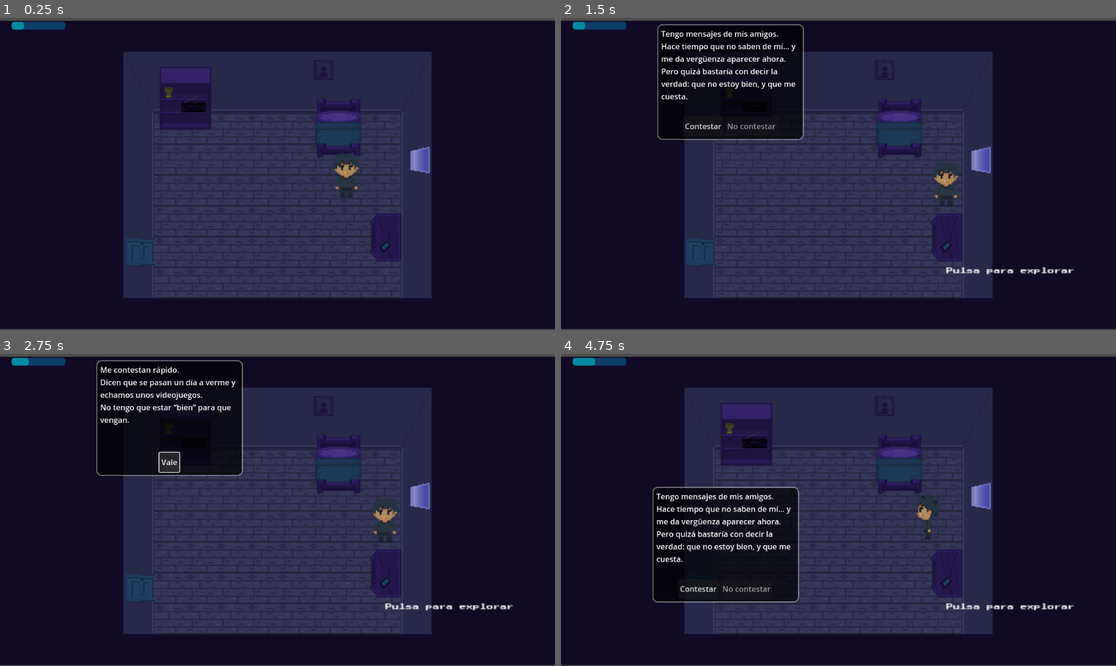
Above: before the commit, frames 1-4 (two rows, left to right).
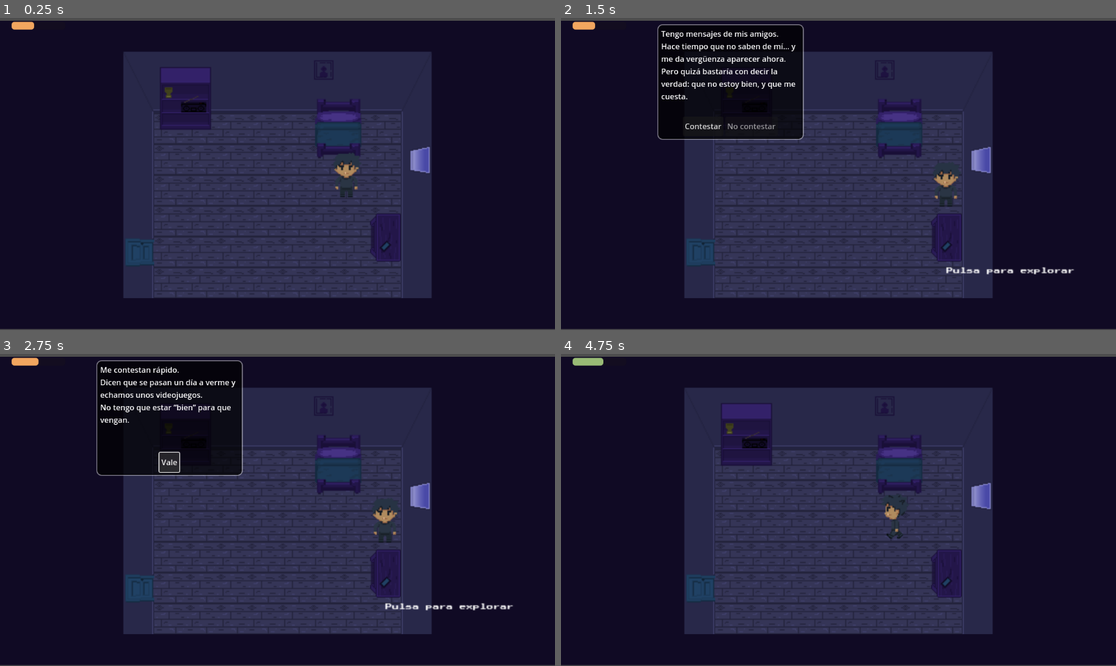
Above: after the commit, the same moments.

Repository: csolveg/TFG-AMORAL
Game: Godot game, scene res://scenes/main.tscn
Two runs of this game, one before a commit and one after it. Both use one fixed random seed, a clock stepped at 60 frames per second and the inputs below. This scene is started directly instead of the project's main scene. Sound files missing from this copy of the repository are replaced by a short silence.
Inputs:
- Up to frame 1 (0.25 s): no input
- Up to frame 2 (1.5 s): tap Enter (ui_accept) at 0.5, 0.77 s; hold Right (ui_right) 0.53-1.28 s; hold E 0.53-1.28 s; hold Down (ui_down) from 1.28 s (still down); tap E at 1.35 s
- Up to frame 3 (2.75 s): tap Enter (ui_accept) at 1.52 s; release Down (ui_down) at 2 s; click "Vale" at 2 s
- Up to frame 4 (4.75 s): tap Enter (ui_accept) at 2.75, 3.5, 3.77, 4.25, 4.52 s; hold Right (ui_right) 2.78-3.53 s; hold E 2.78-3.53 s; hold Up (ui_up) 3.53-4.28 s; tap E at 3.6 s; hold Left (ui_left) from 4.28 s (still down); hold E from 4.28 s (still down)

The runs differ from the first frame. In frame 1, 0.3% of the frame differs, in the area x 2-12%, y 1-4%; in frame 2, 0.3%; in frame 3, 0.3%; in frame 4, 10%, in the area x 2-93%, y 1-83%.

Commit message:
Update PEC3 - versión final con minijuego y mejoras

Diff:
--- a/scenes/main.tscn
+++ b/scenes/main.tscn
@@ -26,6 +26,7 @@
 [ext_resource type="AudioStream" uid="uid://8bfgkdmuoxwg" path="res://sounds/sadsound.mp3" id="24_2wyq8"]
 [ext_resource type="AudioStream" uid="uid://n7hhcdl1ussm" path="res://sounds/phone-calling-sfx.mp3" id="24_vxglm"]
 [ext_resource type="AudioStream" uid="uid://cajys1aivjnah" path="res://sounds/city-sounds.mp3" id="25_og1vs"]
+[ext_resource type="AudioStream" uid="uid://b0yq3pkpyyt5x" path="res://sounds/acierto.mp3" id="27_vxglm"]
 
 [sub_resource type="SpriteFrames" id="SpriteFrames_5q0nq"]
 animations = [{
@@ -290,8 +291,7 @@
 [node name="HUD" type="CanvasLayer" parent="."]
 
 [node name="MoodBar" type="ProgressBar" parent="HUD"]
-modulate = Color(0, 2.7802596, 5.1329317, 1)
-self_modulate = Color(2.5210483, 2.5210483, 2.5210483, 1)
+modulate = Color(1, 0.8136476, 0.92850846, 1)
 offset_left = 24.0
 offset_top = 8.0
 offset_right = 136.0
@@ -384,3 +384,6 @@
 grow_horizontal = 2
 grow_vertical = 2
 color = Color(0, 0, 0, 1)
+
+[node name="SuccessSfx" type="AudioStreamPlayer" parent="."]
+stream = ExtResource("27_vxglm")
--- a/scripts/main.gd
+++ b/scripts/main.gd
@@ -5,7 +5,7 @@
 # =========================================================
 
 # Ánimo actual (0..100). Afecta a velocidad del jugador y activa el cierre al superar el umbral.
-@export var mood: float = 20.0
+@export var mood: float = 40.0
 
 # Ajuste fino para colocar al personaje dentro de la cama cuando se teletransporta
 @export var bed_offset: Vector2 = Vector2.ZERO
@@ -18,7 +18,7 @@
 # =========================================================
 
 # Umbral que activa la secuencia final (no hace falta llegar a 100)
-@export var mood_max_value: float = 90.0
+@export var mood_max_value: float = 75.0
 
 # Fade-out largo hacia la escena final
 @export var ending_fade_out_duration: float = 7.0
@@ -54,6 +54,7 @@
 @onready var music_player: AudioStreamPlayer = get_node_or_null("MusicPlayer") as AudioStreamPlayer
 @onready var sad_music_player: AudioStreamPlayer = get_node_or_null("SadMusicPlayer") as AudioStreamPlayer
 @onready var call_sfx: AudioStreamPlayer = get_node_or_null("CallSfx") as AudioStreamPlayer
+@onready var success_sfx: AudioStreamPlayer = get_node_or_null("SuccessSfx") as AudioStreamPlayer
 
 
 # =========================================================
@@ -73,6 +74,9 @@
 
 # Bloqueo de jugador para secuencias (baile, cama, paseo, etc.)
 var player_locked: bool = false
+
+# Durante el minijuego de baile, se permiten animaciones aunque haya panel visible
+var dance_minigame_active: bool = false
 
 # Bloqueo final: ya no se permite interactuar ni mover al jugador
 var ending_active: bool = false
@@ -164,6 +168,21 @@
 func _update_mood_bar() -> void:
 	if mood_bar:
 		mood_bar.value = mood
+
+		var fill_style := mood_bar.get_theme_stylebox("fill")
+		if fill_style is StyleBoxFlat:
+			var style := fill_style.duplicate() as StyleBoxFlat
+
+			if mood <= 25.0:
+				style.bg_color = Color(0.85, 0.4, 0.4)
+			elif mood <= 55.0:
+				style.bg_color = Color(0.95, 0.8, 0.4)
+			elif mood <= 75.0:
+				style.bg_color = Color(0.6, 0.9, 0.5)
+			else:
+				style.bg_color = Color(0.45, 0.8, 1.0)
+
+			mood_bar.add_theme_stylebox_override("fill", style)
 
 
 # =========================================================
@@ -272,8 +291,8 @@
 				"prompt": "Podría asomarme un momento.\nNo para “arreglar nada”, solo para recordar que el mundo sigue ahí.\nQuizá respirar hondo me devuelva un poco de espacio por dentro.",
 				"a_text": "Asomarme y respirar",
 				"b_text": "Hoy no puedo",
-				"a_mood": +10.0,
-				"b_mood": -10.0,
+				"a_mood": +6.0,
+				"b_mood": -3.0,
 				"a_action": "window_breath",
 			})
 
@@ -282,8 +301,8 @@
 				"prompt": "Tengo mensajes de mis amigos.\nHace tiempo que no saben de mí… y me da vergüenza aparecer ahora.\nPero quizá bastaría con decir la verdad: que no estoy bien, y que me cuesta.",
 				"a_text": "Contestar",
 				"b_text": "No contestar",
-				"a_mood": +10.0,
-				"b_mood": -10.0,
+				"a_mood": +8.0,
+				"b_mood": -6.0,
 				"a_action": "mobile_after",
 			})
 
@@ -292,19 +311,23 @@
 				"prompt": "Puedo poner música.\nA veces el cuerpo entiende lo que la cabeza no puede.\nTal vez moverme un poco me saque del bloqueo… o tal vez hoy necesite bajar el ruido.",
 				"a_text": "Música y bailar",
 				"b_text": "Música triste y cama",
-				"a_mood": +10.0,
-				"b_mood": -10.0,
-				"a_action": "cassette_dance",
+				"a_mood": +7.0,
+				"b_mood": -4.0,
+				"a_action": "cassette_minigame",
 				"b_action": "cassette_sad_bed",
 			})
 
 		"door":
+			if mood < 50.0:
+				show_message("Salir ahora mismo se siente demasiado grande.")
+				return
+
 			show_choice({
 				"prompt": "Salir un rato puede dar miedo.\nPero también sé que quedarme aquí alimenta el bucle.\nNo necesito una gran salida: solo dar una vuelta corta y volver.",
 				"a_text": "Salir a pasear",
 				"b_text": "Quedarme en casa",
 				"a_mood": +10.0,
-				"b_mood": -10.0,
+				"b_mood": -5.0,
 				"a_action": "door_walk_return",
 				"b_action": "door_no",
 			})
@@ -314,7 +337,7 @@
 				"prompt": "La cama me llama.\nA veces descansar es cuidado… y otras veces es esconderme.\nPuedo tumbarme un momento, o puedo quedarme de pie y sostener lo que siento.",
 				"a_text": "Acostarme",
 				"b_text": "No ahora",
-				"a_mood": -10.0,
+				"a_mood": 0.0,
 				"b_mood": 0.0,
 				"a_action": "bed_lie",
 			})
@@ -333,8 +356,8 @@
 		"mobile_after":
 			show_message("Me contestan rápido.\nDicen que se pasan un día a verme y echamos unos videojuegos.\nNo tengo que estar “bien” para que vengan.")
 
-		"cassette_dance":
-			await _run_dance_sequence()
+		"cassette_minigame":
+			await _run_dance_minigame()
 
 		"cassette_sad_bed":
 			await _run_sad_bed_sequence()
@@ -346,6 +369,12 @@
 			show_message("Ahora mismo no.\nCuando esté un poco mejor, saldré a pasear.")
 
 		"bed_lie":
+			if mood < 30.0:
+				change_mood(+5.0)
+				show_message("Descansar también puede ser una forma de cuidado.")
+			else:
+				change_mood(-4.0)
+				show_message("Esta vez tumbarme se parece más a esconderme.")
 			await _run_bed_sequence()
 
 		"call_psychologist":
@@ -575,3 +604,105 @@
 	pos.y = clamp(pos.y, margin, viewport_size.y - panel_size.y - margin)
 
 	choice_panel.position = pos
+
+func _run_dance_minigame() -> void:
+	dance_minigame_active = true
+	player_locked = true
+	if music_player:
+		music_player.play()
+
+	var directions = ["left", "right", "up", "down"]
+	var correct = 0
+	var total = 9
+	var dance_order := [
+		"walk_left2", "walk_left", "walk_left3",
+		"walk_right2", "walk_right", "walk_right3",
+		"walk_down2", "walk_down", "walk_down3"]
+	var previous_dir = ""
+
+	for i in range(total):
+		_pose_anim(dance_order[i % dance_order.size()])
+		var dir = directions[randi() % directions.size()]
+
+		while i > 0 and dir == previous_dir:
+			dir = directions[randi() % directions.size()]
+
+		previous_dir = dir
+
+		show_message(
+			"SIGUE EL RITMO\n\n" +
+			_direction_to_text(dir) +
+			"\n\nAciertos: " + str(correct) + " / " + str(total)
+		)
+
+		var success = await _wait_for_direction(dir, 0.75)
+
+		if success:
+			correct += 1
+
+			if success_sfx:
+				success_sfx.play()
+
+			show_message(
+				"SIGUE EL RITMO\n\n" +
+				_direction_to_text(dir) +
+				"\n\nAciertos: " + str(correct) + " / " + str(total) +
+				"\n\nBIEN"
+			)
+			await get_tree().create_timer(0.30).timeout
+		else:
+			await get_tree().create_timer(0.30).timeout
+
+	if music_player:
+		music_player.stop()
+
+
+
+	if correct == total:
+		change_mood(10)
+		show_message("Por un momento, el cuerpo ha ido por delante del miedo.")
+	elif correct >= 7:
+		change_mood(7)
+		show_message("No ha sido perfecto, pero moverme me ha ayudado.")
+	elif correct >= 4:
+		change_mood(4)
+		show_message("Me costó seguir el ritmo, pero lo intenté.")
+	else:
+		change_mood(1)
+		show_message("Hoy incluso bailar pesa… pero probarlo ya cuenta.")
+
+	dance_minigame_active = false
+	_pose_anim("idle_down")
+	player_locked = false
+
+func _wait_for_direction(dir: String, time_limit: float) -> bool:
+
+	var timer = 0.0
+
+	while timer < time_limit:
+
+		await get_tree().process_frame
+		timer += get_process_delta_time()
+
+		if dir == "left" and Input.is_action_just_pressed("ui_left"):
+			return true
+		if dir == "right" and Input.is_action_just_pressed("ui_right"):
+			return true
+		if dir == "up" and Input.is_action_just_pressed("ui_up"):
+			return true
+		if dir == "down" and Input.is_action_just_pressed("ui_down"):
+			return true
+
+	return false
+func _direction_to_text(dir: String) -> String:
+	match dir:
+		"left":
+			return "IZQUIERDA"
+		"right":
+			return "DERECHA"
+		"up":
+			return "ARRIBA"
+		"down":
+			return "ABAJO"
+		_:
+			return "?"
--- a/scripts/player.gd
+++ b/scripts/player.gd
@@ -29,7 +29,9 @@
 	if game != null and ("choice_active" in game) and game.choice_active:
 		velocity = Vector2.ZERO
 		move_and_slide()
-		_update_animation(Vector2.ZERO, false)
+		if not (("dance_minigame_active" in game) and game.dance_minigame_active):
+			_update_animation(Vector2.ZERO, false)
+
 		return
 
 	# 3) Bloqueo por secuencia (baile, teletransporte, etc.)
@@ -51,12 +53,19 @@
 		last_dir = input_dir.normalized()
 
 	# El ánimo ajusta la velocidad: con ánimo bajo, el personaje se mueve “más pesado”
-	var mood_value: float = 20.0
+	var mood_value: float = 40.0
 	if game != null and ("mood" in game):
 		mood_value = float(game.mood)
 
-	var t: float = clamp(mood_value / 100.0, 0.0, 1.0)
-	var mood_factor: float = lerp(min_speed_factor, 1.0, t)
+	var mood_factor: float = 1.0
+	if mood_value <= 25.0:
+		mood_factor = 0.60
+	elif mood_value <= 55.0:
+		mood_factor = 0.80
+	elif mood_value <= 75.0:
+		mood_factor = 1.00
+	else:
+		mood_factor = 1.08
 
 	velocity = input_dir.normalized() * (base_speed * mood_factor)
 	move_and_slide()
Not shown, changed: export_presets.cfg
Not shown: 1 places in scenes/main.tscn that only renumber resources
Not shown, added: sounds/acierto.mp3.import
Not shown, added: sounds/acierto.mp3
